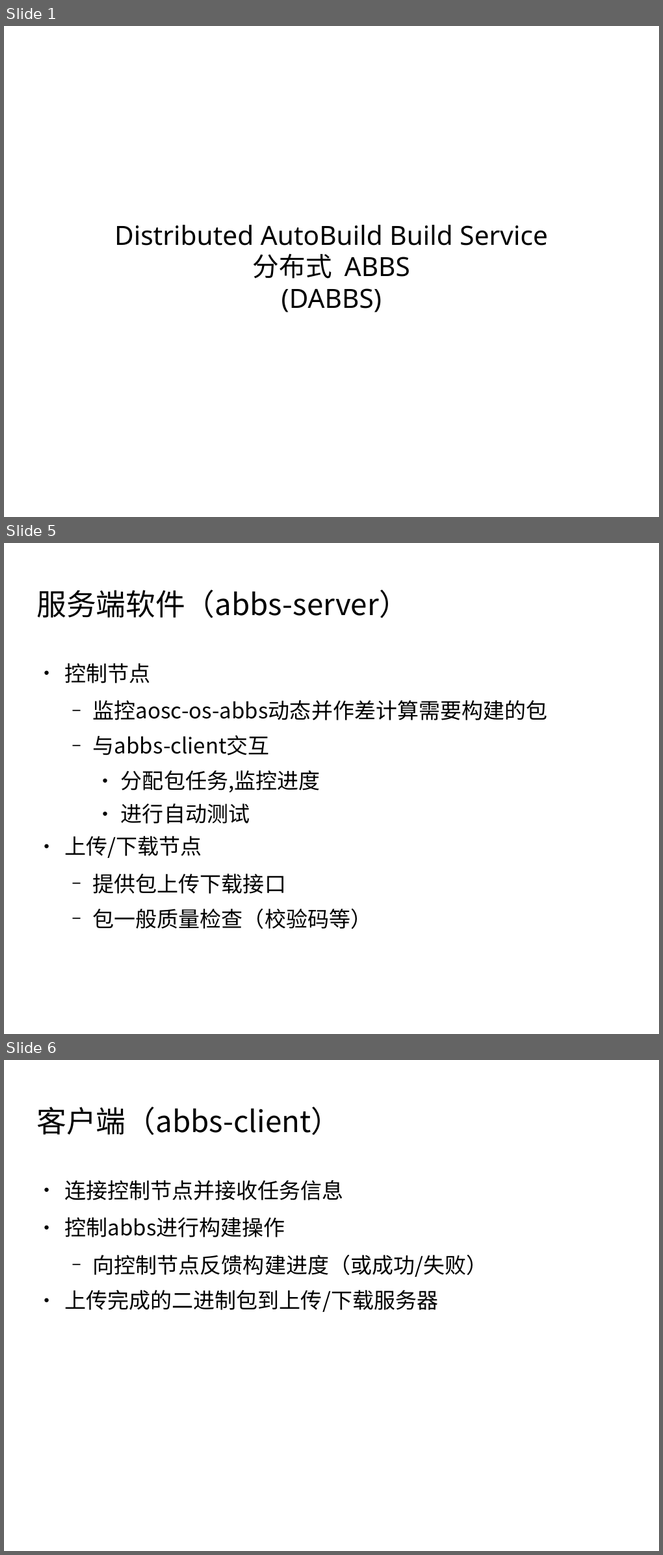
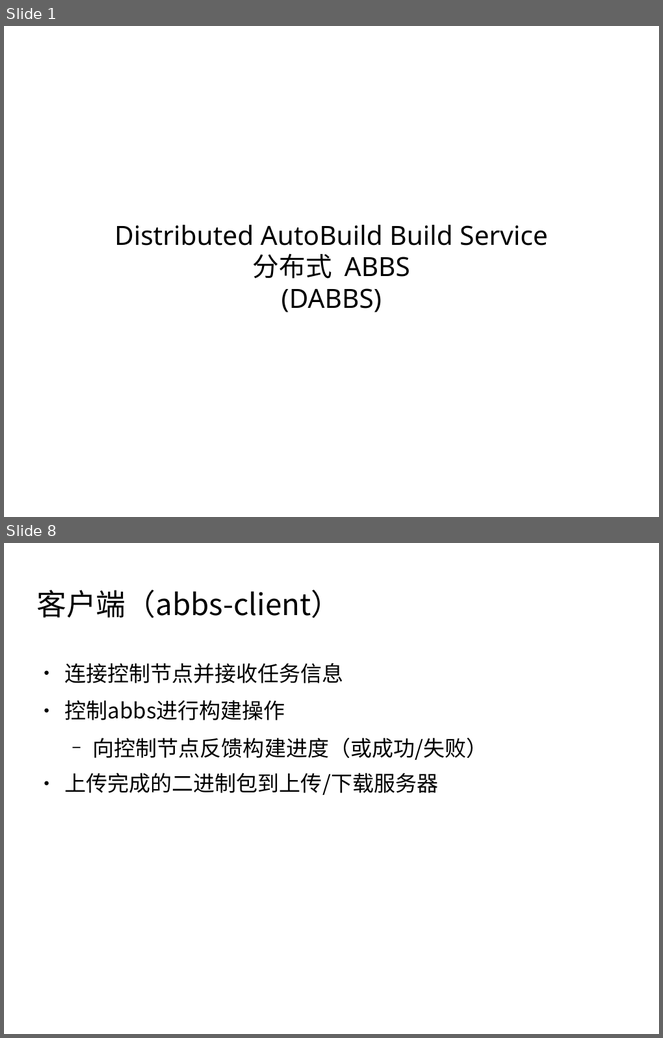
Before and after one commit to jyhi/draft-dabbs, a slide deck: distributed-abbs.odp. Shown one above the other, each under a label of ours: slides 1, 5 and 6 before the commit, slides 1 and 8 after it; the slides between them are not shown. The pictures are 663x1555 and 663x1038 pixels, drawn with LibreOffice and Linux fonts; fonts in the diff are those of the drawing; background and template pictures are left out. Boxes give left, top, right and bottom in pixels: in the first picture for what was removed or moved away, otherwise in the second. Text is boxed around its words. In the diff, an @@ line names an element or a change of style, - is before the commit and + after.

```diff
--- a/distributed-abbs.odp
+++ b/distributed-abbs.odp
@@ slide 5 removed at (x1=4, y1=543, x2=659, y2=1034), background picture (left out) @@
@@ title removed at (x1=36, y1=590, x2=409, y2=618) @@
-服务端软件（abbs-server）
@@ text removed at (x1=65, y1=663, x2=548, y2=929) @@
-● 控制节点
-  − 监控aosc-os-abbs动态并作差计算需要构建的包
-  − 与abbs-client交互
-    ● 分配包任务,监控进度
-    ● 进行自动测试
-● 上传/下载节点
-  − 提供包上传下载接口
-  − 包一般质量检查（校验码等）
@@ what was slide 6 is now slide 8 @@
```
Also in this commit, not shown: 2 slides changed, 4 slides added, 1 other slide removed, 5 other files.
